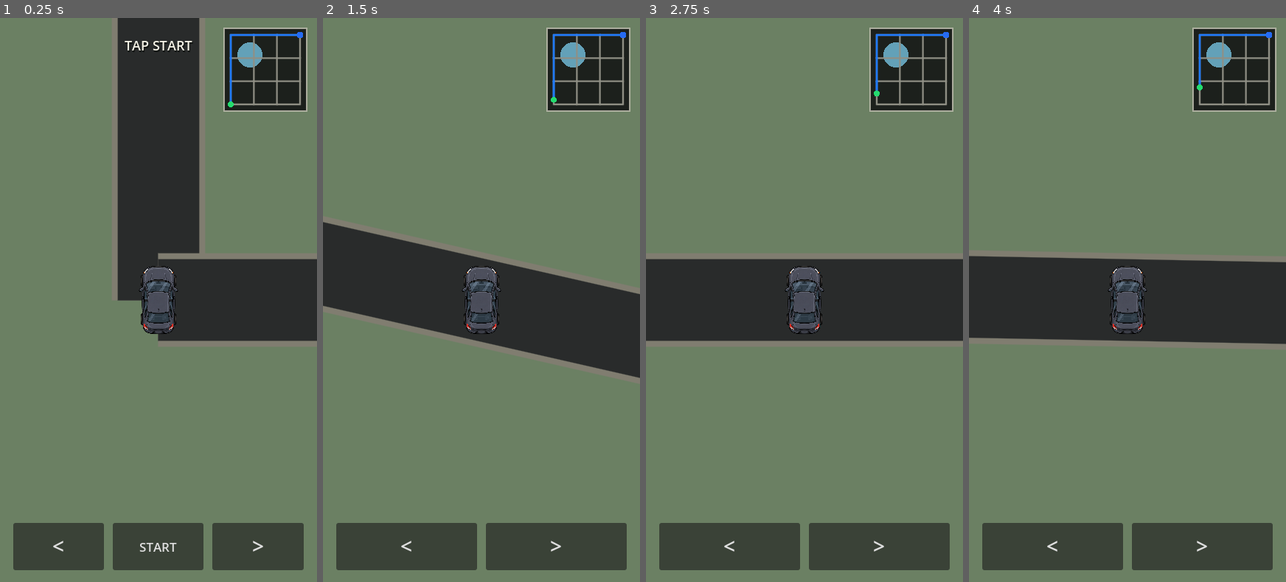
Above: before the commit, frames 1-4 (left to right).
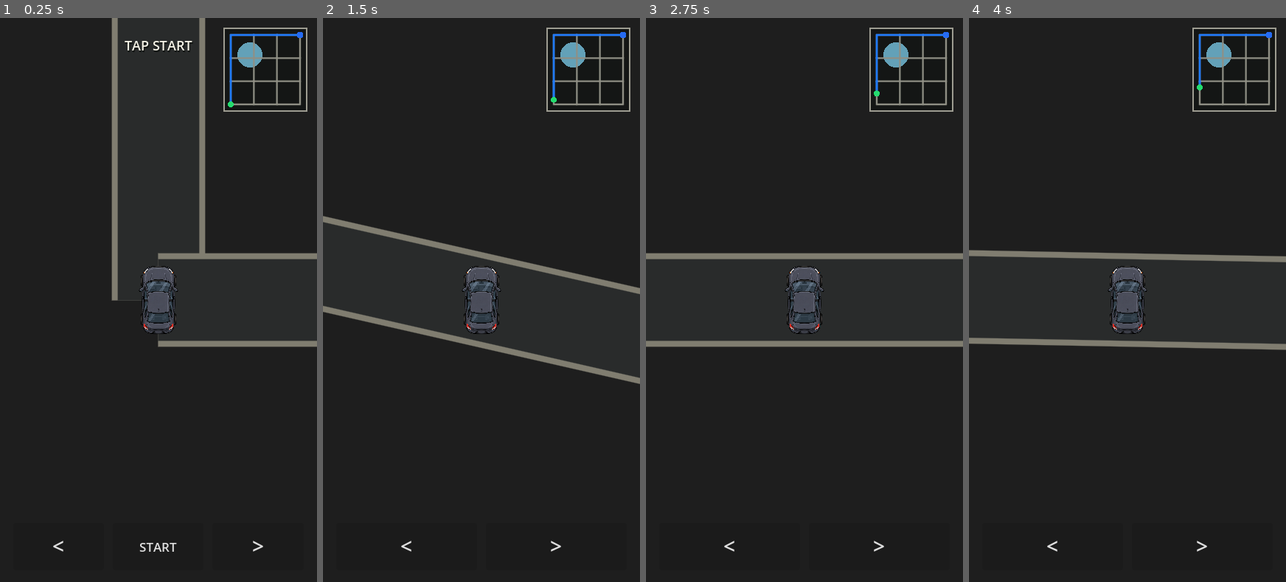
Above: after the commit, the same moments.

Repository: patrickcallahancomedy/comedian
Game: Godot game, scene res://scenes/drive/drive_module.tscn
Two runs of this game, one before a commit and one after it. Both use one fixed random seed, a clock stepped at 60 frames per second and the inputs below.
Inputs (mouse positions are in pixels of both pictures, inside the frame that each line leads up to):
- Up to frame 1 (0.25 s): no input
- Up to frame 2 (1.5 s): click "START" at 0.5 s; tap Enter (ui_accept) at 1.25 s; move the mouse to (551, 271) at 1.27 s; hold Right from 1.28 s (still down); tap Space at 1.35 s; click (551, 271) at 1.42 s
- Up to frame 3 (2.75 s): tap Enter (ui_accept) at 1.52 s; release Right at 2 s; drag from (741, 328) to (788, 412) at 2.02 s
- Up to frame 4 (4 s): click "<" at 2.75 s; move the mouse to (1159, 175) at 3.52 s; hold Right from 3.53 s (still down); tap Space at 3.6 s

The runs differ from the first frame. In frame 1, 74% of the frame differs, in the area x 0-100%, y 0-100%; in frame 2, 79%; in frame 3, 80%; in frame 4, 80%.

Commit message:
DRIVE v0.10 neutralize background for road-only test

Diff:
--- a/godot/scripts/drive/city_map.gd
+++ b/godot/scripts/drive/city_map.gd
@@ -815,14 +815,11 @@
 
 
 func _draw_turn_scene() -> void:
-	var ground_color := Color(0.42, 0.50, 0.39)
-
-	if active_stage_id == "downtown":
-		ground_color = Color(0.43, 0.44, 0.43)
-	elif active_stage_id == "parking":
-		ground_color = Color(0.25, 0.26, 0.26)
-
-	draw_rect(Rect2(Vector2.ZERO, size), ground_color, true)
+	draw_rect(
+		Rect2(Vector2.ZERO, size),
+		Color(0.12, 0.12, 0.12),
+		true
+	)
 
 	for road in turn_roads:
 		var a := _world_to_main(
@@ -995,12 +992,11 @@
 		_draw_city_approach()
 		return
 
-	var ground_color := Color(0.41, 0.49, 0.38)
-
-	if active_stage_id == "highway":
-		ground_color = Color(0.37, 0.45, 0.35)
-
-	draw_rect(Rect2(Vector2.ZERO, size), ground_color, true)
+	draw_rect(
+		Rect2(Vector2.ZERO, size),
+		Color(0.12, 0.12, 0.12),
+		true
+	)
 
 	var road_left := size.x * 0.5 - road_width * 0.5
 
